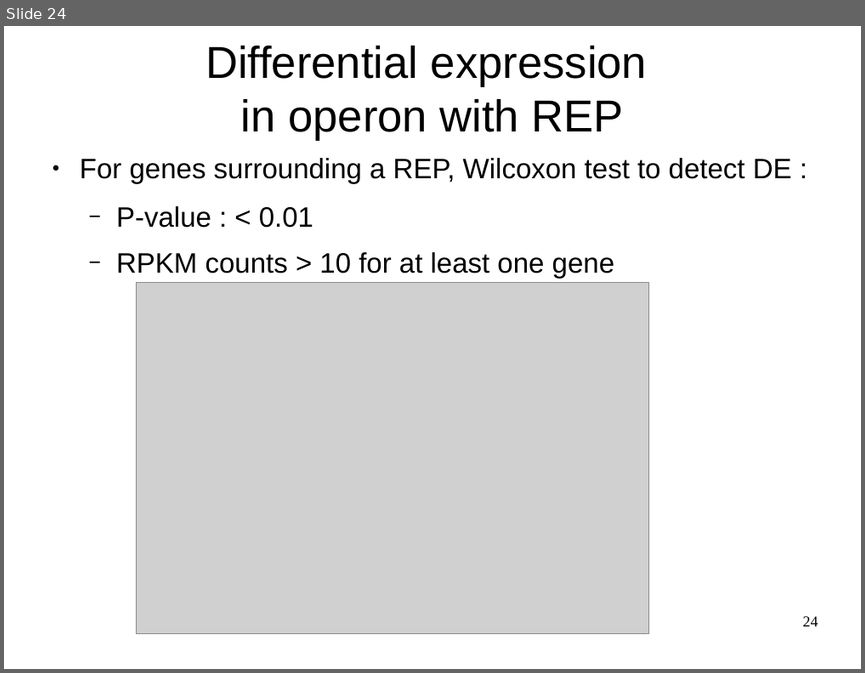
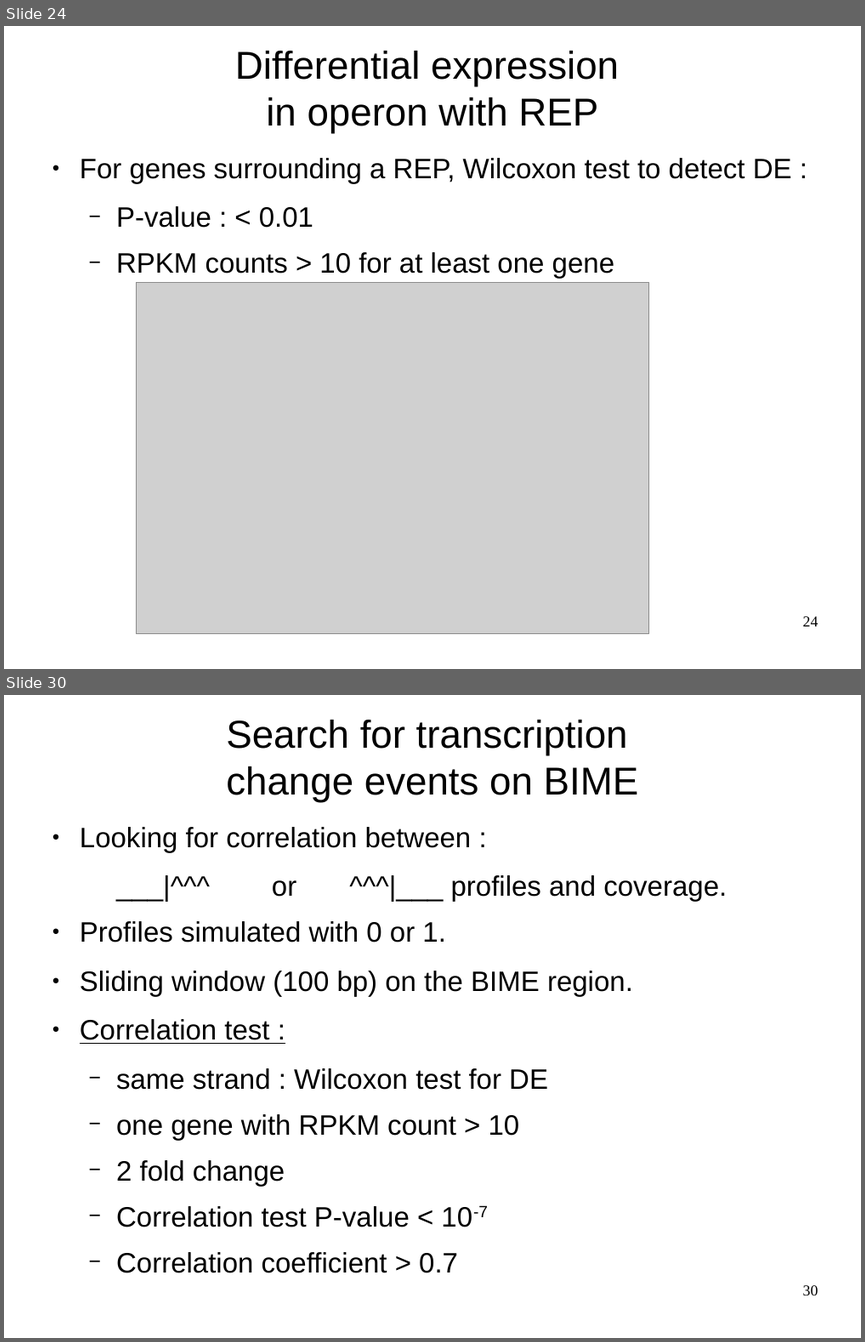
Before and after one commit to mesmeraf/stage_M2, a slide deck: presentation.odp. Shown one above the other, each under a label of ours: slide 24 before the commit, slides 24 and 30 after it; the slides between them are not shown. The pictures are 865x673 and 865x1342 pixels, drawn with LibreOffice and Linux fonts; fonts in the diff are those of the drawing; grey boxes stand for pictures; background and template pictures are left out. Boxes give left, top, right and bottom in pixels: in the first picture for what was removed or moved away, otherwise in the second. Text is boxed around its words. In the diff, an @@ line names an element or a change of style, - is before the commit and + after.

```diff
--- a/presentation.odp
+++ b/presentation.odp
@@ slide 30 added at [4, 695, 861, 1338], background picture (left out) @@
@@ title added at [226, 720, 639, 802], 36 pt, text #000000 @@
+Search for transcription
+change events on BIME
@@ text added at [80, 827, 726, 1273], 26 pt, text #000000 @@
+● Looking for correlation between :
+  ___|^^^ or ^^^|___ profiles and coverage.
+● Profiles simulated with 0 or 1.
+● Sliding window (100 bp) on the BIME region.
+● Correlation test :
+  − same strand : Wilcoxon test for DE
+  − one gene with RPKM count > 10
+  − 2 fold change
+  − Correlation test P-value < 10-7
+  − Correlation coefficient > 0.7
@@ page number added at [803, 1285, 818, 1295], 14 pt, text #000000 @@
+30
@@ slide 24 changed as well @@
@@ title "Differential expression in operon with ...": place and size @@
-title "Differential expression in operon with ..." at [205, 46, 647, 141]
+title "Differential expression in operon with ..." at [235, 51, 619, 133]
@@ title "Differential expression in operon with ..." at [235, 51, 619, 133]: size 41.4 to 36 pt @@
```
Also in this commit, not shown: 24 other slides changed, 4 other slides added.
